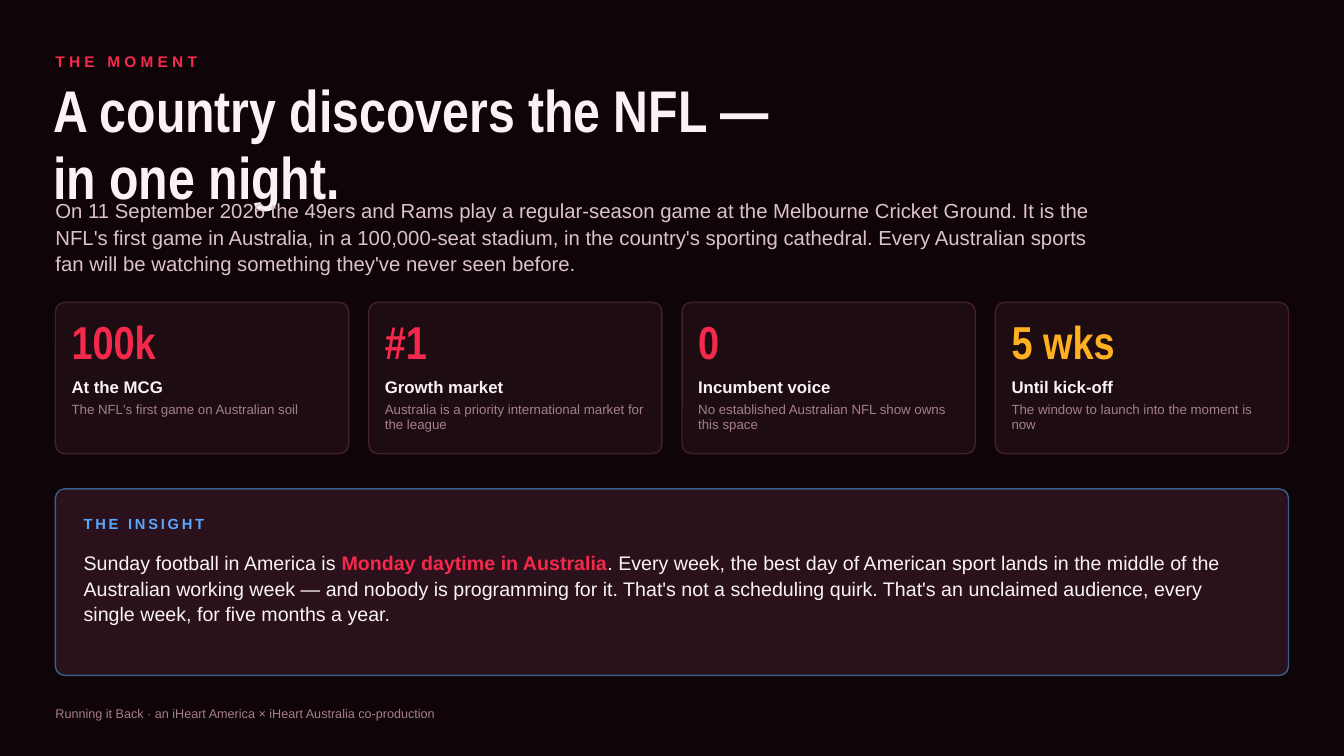
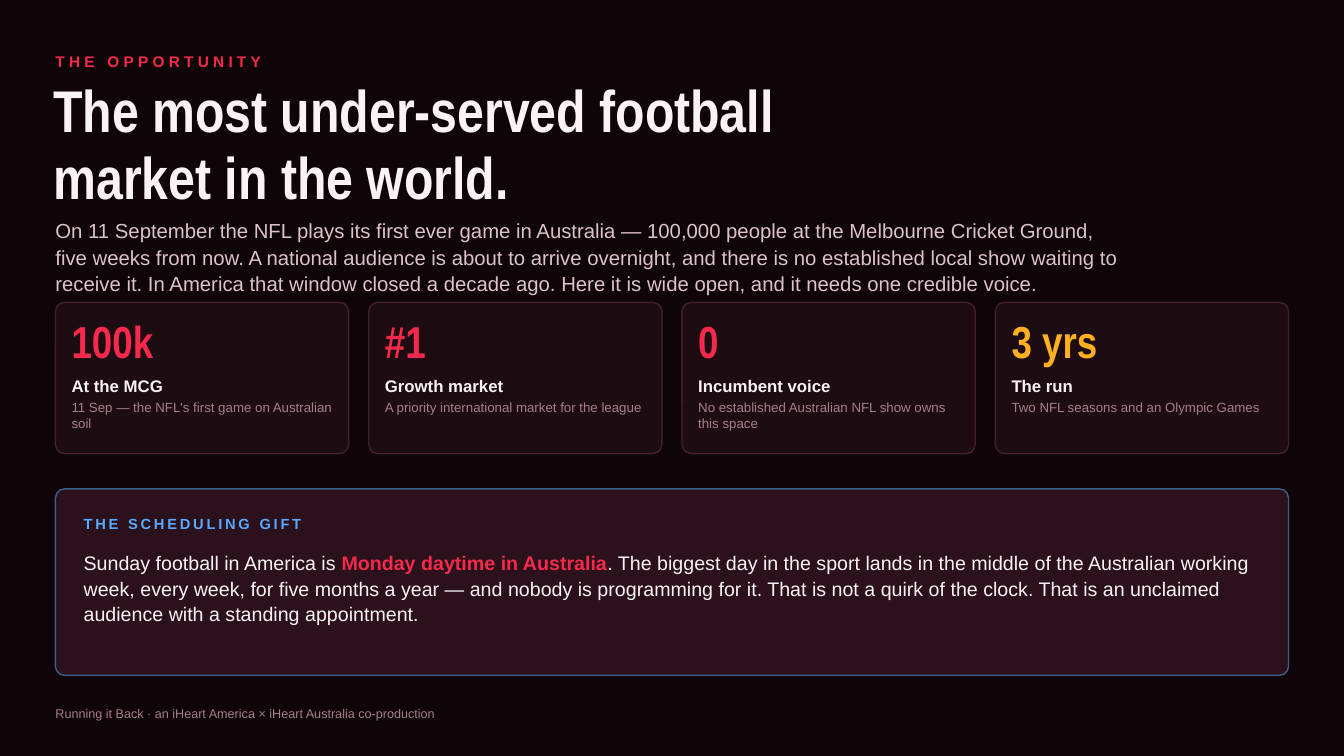
Before and after one commit to jvanders33/Armchair-NFL, a slide deck: slide 2 of pitch/Running-it-Back-Gurley.pptx. Drawn at 1344x756 pixels with LibreOffice and Linux fonts; fonts in the diff are those of the drawing. Boxes give left, top, right and bottom in pixels: in the first picture for what was removed or moved away, otherwise in the second. Text is boxed around its words. In the diff, an @@ line names an element or a change of style, - is before the commit and + after.

```diff
--- a/pitch/Running-it-Back-Gurley.pptx
+++ b/pitch/Running-it-Back-Gurley.pptx
@@ text at (55,56,260,67): text changed @@
-THE MOMENT
+THE OPPORTUNITY
@@ text at (53,89,774,200): text changed @@
-A country discovers the NFL —
-in one night.
+The most under-served football
+market in the world.
@@ text at (55,223,1117,295): text changed @@
-On 11 September 2026 the 49ers and Rams play a regular-season game at the Melbourne Cricket Ground. It is the NFL's first game in Australia, in a 100,000-seat stadium, in the country's sporting cathedral. Every Australian sports fan will be watching something they've never seen before.
+On 11 September the NFL plays its first ever game in Australia — 100,000 people at the Melbourne Cricket Ground, five weeks from now. A national audience is about to arrive overnight, and there is no established local show waiting to receive it. In America that window closed a decade ago. Here it is wide open, and it needs one credible voice.
@@ text at (72,325,154,359): size 33 to 32 pt in "100k" @@
@@ text at (385,327,426,358): size 33 to 32 pt in "#1" @@
@@ text at (1012,326,1260,415): text changed @@
-5 wks
-Until kick-off
-The window to launch into the moment is now
+3 yrs
+The run
+Two NFL seasons and an Olympic Games
@@ text at (72,402,332,428): text changed @@
-The NFL's first game on Australian soil
+11 Sep — the NFL's first game on Australian soil
@@ text at (385,402,642,415): text changed @@
-Australia is a priority international market for the league
+A priority international market for the league
@@ text at (84,518,302,529): text changed @@
-THE INSIGHT
+THE SCHEDULING GIFT
@@ text at (84,555,1249,625): text changed @@
-Sunday football in America is Monday daytime in Australia. Every week, the best day of American sport lands in the middle of the Australian working week — and nobody is programming for it. That's not a scheduling quirk. That's an unclaimed audience, every single week, for five months a year.
+Sunday football in America is Monday daytime in Australia. The biggest day in the sport lands in the middle of the Australian working week, every week, for five months a year — and nobody is programming for it. That is not a quirk of the clock. That is an unclaimed audience with a standing appointment.
```
Also in this commit, not shown: 3 other slides changed, 3 slides added, 3 slides removed, 4 other files.
